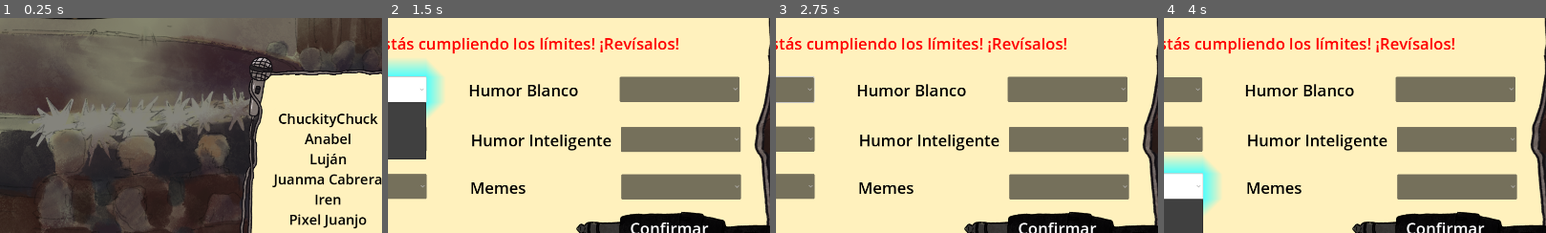
Above: before the commit, frames 1-4 (left to right).
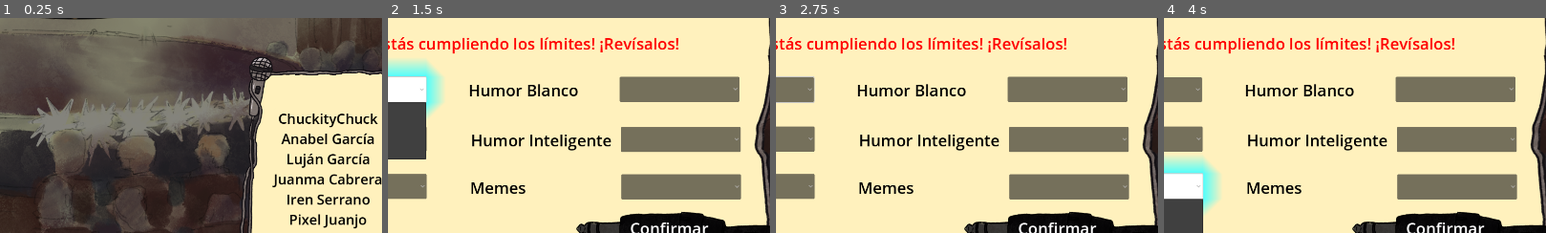
Above: after the commit, the same moments.

Repository: josediazerm/MakeMeLaugh
Game: Godot game, scene res://Scenes/PreBattleScene/prebattle.tscn
Two runs of this game, one before a commit and one after it. Both use one fixed random seed, a clock stepped at 60 frames per second and the inputs below.
Inputs (mouse positions are % of the whole screen's width and height, from its top left):
- Up to frame 1 (0.25 s): no input
- Up to frame 2 (1.5 s): click "Jugar" at 0.5 s; click (40, 54) at 1.25 s
- Up to frame 3 (2.75 s): click (40, 65) at 2 s
- Up to frame 4 (4 s): click "Ni fú ni fá" at 2.75 s; click (40, 76) at 3.5 s
The pictures show only the part of the screen within x 43-93%, y 37-87%; the shares and areas given below are measured in that part.

The runs differ from the first frame. In frame 1, 1.8% of the frame differs, in the area x 73-98%, y 53-97%; in frame 2, less than 0.1%; in frame 3, less than 0.1%; in frame 4, less than 0.1%.

Commit message:
Added apellidos

Diff:
--- a/Make Me Laugh/Scenes/MainMenu/main_menu.tscn
+++ b/Make Me Laugh/Scenes/MainMenu/main_menu.tscn
@@ -96,10 +96,10 @@
 offset_bottom = 891.0
 scale = Vector2(1.75, 1.75)
 text = "ChuckityChuck
-Anabel
-Luján
+Anabel García
+Luján García
 Juanma Cabrera
-Iren
+Iren Serrano
 Pixel Juanjo"
 horizontal_alignment = 1
 vertical_alignment = 1
